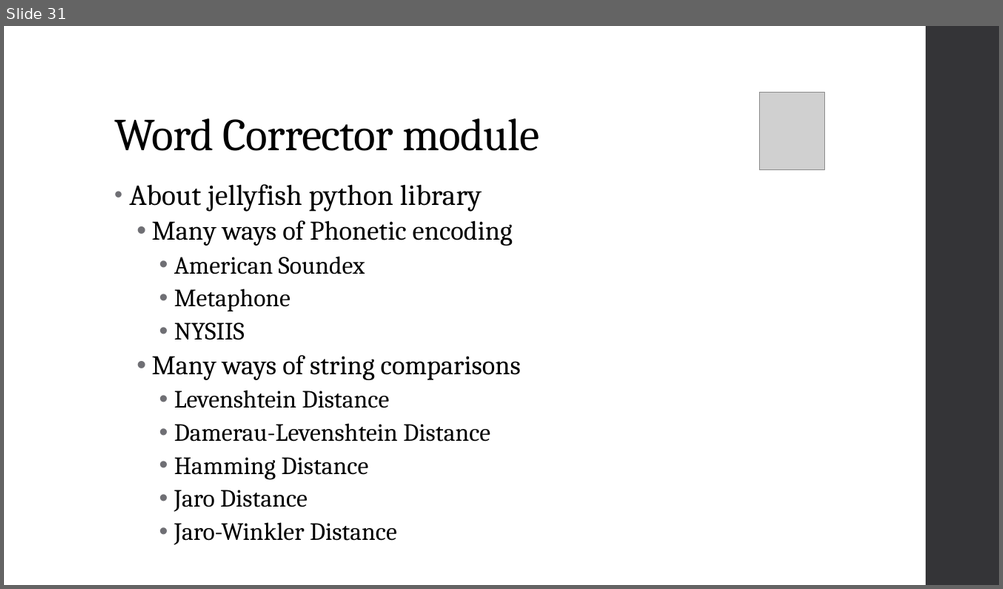
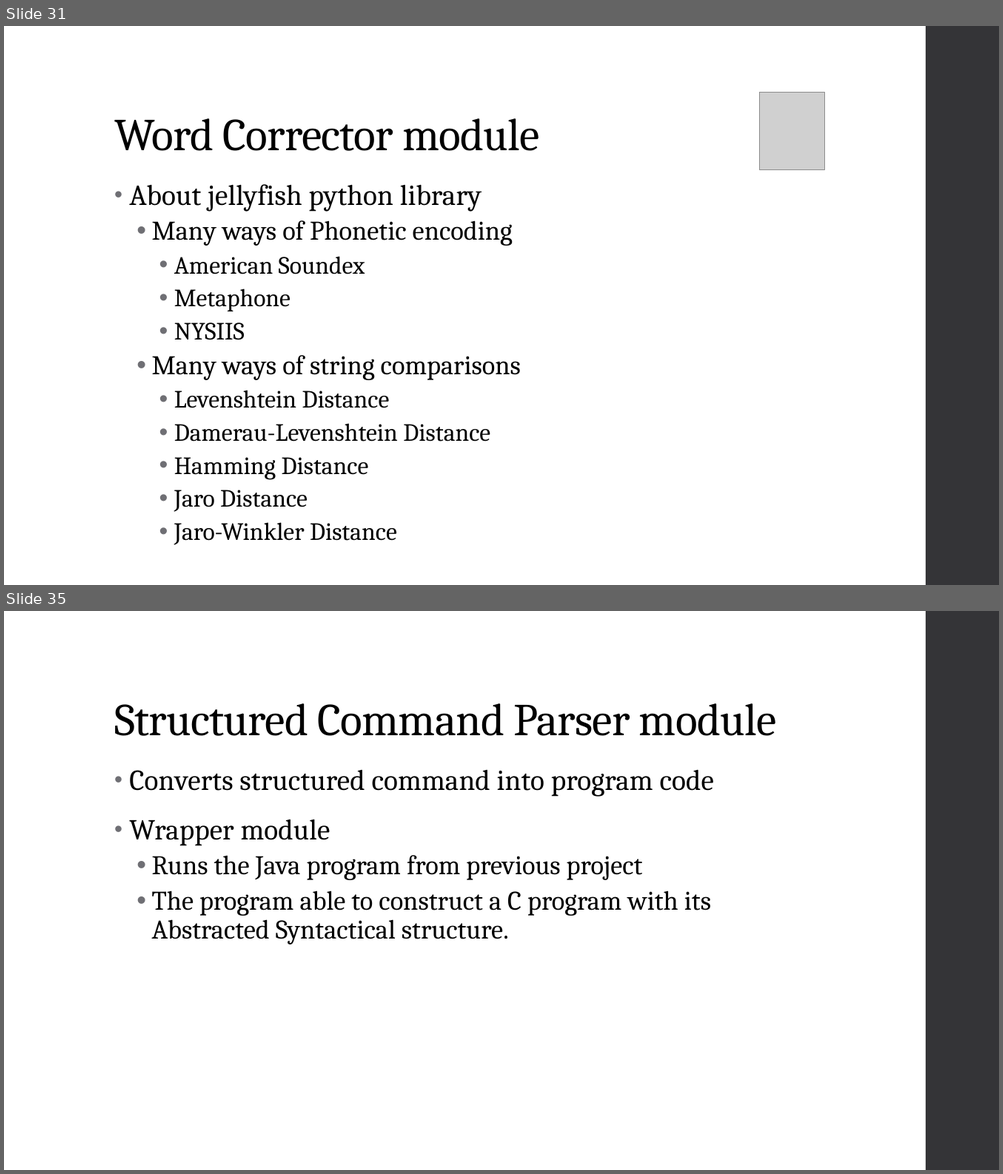
Before and after one commit to nlzz22/FYPTalkToCode, a slide deck: FYP CA Presentation.pptx. Shown one above the other, each under a label of ours: slide 31 before the commit, slides 31 and 35 after it; the slides between them are not shown. The pictures are 1003x589 and 1003x1174 pixels, drawn with LibreOffice and Linux fonts; fonts in the diff are those of the drawing; grey boxes stand for pictures. Boxes give left, top, right and bottom in pixels: in the first picture for what was removed or moved away, otherwise in the second. Text is boxed around its words. In the diff, an @@ line names an element or a change of style, - is before the commit and + after.

```diff
--- a/FYP CA Presentation.pptx
+++ b/FYP CA Presentation.pptx
@@ slide 35 added at [4,611,999,1170], background #FFFFFF; not listed: 1 template element that a slide beside it also shows @@
@@ title added at [114,703,777,736], 44 pt, text #000000 @@
+Structured Command Parser module
@@ text added at [129,769,714,945], 26 pt, text #000000 @@
+• Converts structured command into program code
+• Wrapper module
+  • Runs the Java program from previous project
+  • The program able to construct a C program with its Abstracted Syntactical structure.
```
Also in this commit, not shown: 3 slides changed, 9 other slides added, 1 slide removed.
